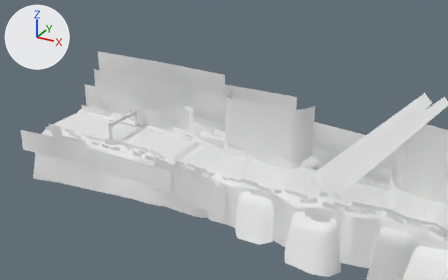
A saved change to the FBX model Assets/Map/Models/Theme_01/Forest_05.fbx.
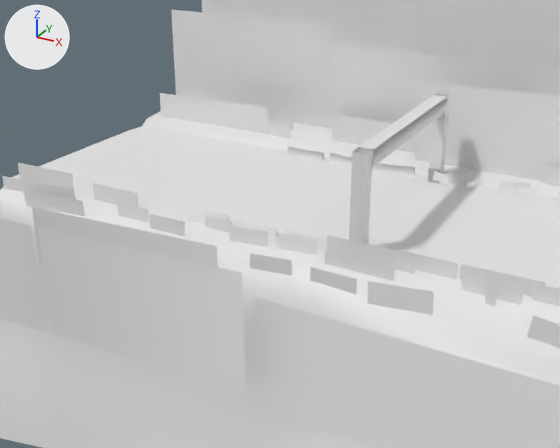
Old and new are each drawn from a 50 mm camera at (129.0, -125.6, 70.9) aimed at (49.9, 18.1, -1.0) and again close up from a 50 mm camera at (37.5, -33.2, 17.2) aimed at (18.5, 1.3, -0.1). Arrows for +X, +Y and +Z are at upper left; the lights stay in place. Where no turn or scale is listed for an object, it has been applied to the vertices.

The scene before the commit, as lines of its bpy script (objects in view):
```python
me_mesh = bpy.data.meshes.new('Mesh')
me_mesh.from_pydata(...)  # 4141 vertices, 4038 faces; spans x -361.0..354.0, y -25.0..29.0, z -27.0..27.0
me_mesh.materials.append(mat_mountain_mat_01)  # white #e7e7e7
me_mesh_005 = bpy.data.meshes.new('Mesh.005')
me_mesh_005.from_pydata(...)  # 2743 vertices, 3018 faces; spans x -351.0..351.0, y -7.0..10.0, z -3.0..3.0
me_mesh_005.materials.append(mat_ground_mat_03)  # white #e7e7e7
me_mesh_009 = bpy.data.meshes.new('Mesh.009')
me_mesh_009.from_pydata(...)  # 80 vertices, 32 faces; spans x -0.41..0.41, y -6.47..6.47, z -2.76..2.76
# faces by material slot: [12, 20]
me_mesh_009.materials.append(mat_leak_mat_01)  # white #e7e7e7
me_mesh_009.materials.append(mat_label_mat_01)  # white #e7e7e7
ob_ground_01 = bpy.data.objects.new('Ground_01', me_mesh_005)
ob_ground_01.location = (351.07, 4.03, -2.28)
ob_mountain_01 = bpy.data.objects.new('Mountain_01', me_mesh)
ob_mountain_01.location = (351.39, 4.69, -4.21)
ob_start_01 = bpy.data.objects.new('Start_01', me_mesh_009)
ob_start_01.location = (23.89, 5.68, 2.76)
# also in view: 'Tree_01' at (349.2, 12.2, -0.6); 'Label_01' at (290.3, 6.8, -1.3); 'Grass_01' at (211.2, 14.2, -0.2)
```
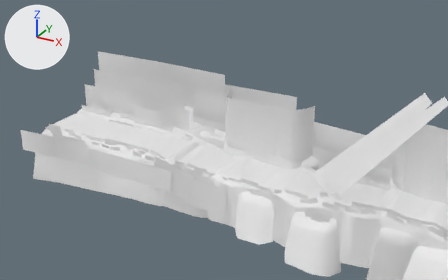
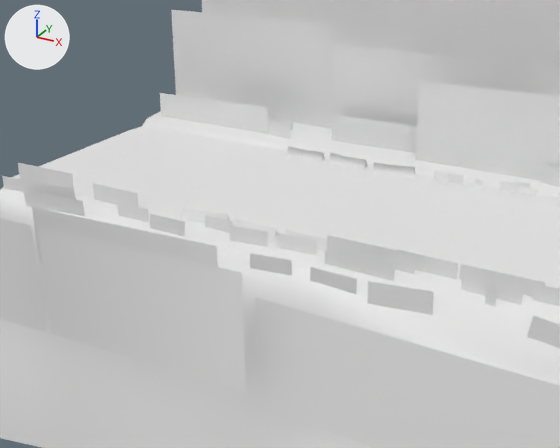
The change, as a list of edits to the scene's bpy script:
```text
Remove ob_start_01:
    ob_start_01 = bpy.data.objects.new('Start_01', me_mesh_009)
    ob_start_01.location = (23.89, 5.68, 2.76)
```

Location of each change, (x1, y1, x2, y2) in pixels of the close-ups (560 x 448 px):
'Start_01', deleted
    before: (349, 93, 451, 244)
    faces in mat_leak_mat_01 (white #e7e7e7): (349, 93, 451, 243)
    faces in mat_label_mat_01 (white #e7e7e7): (358, 95, 447, 244)
